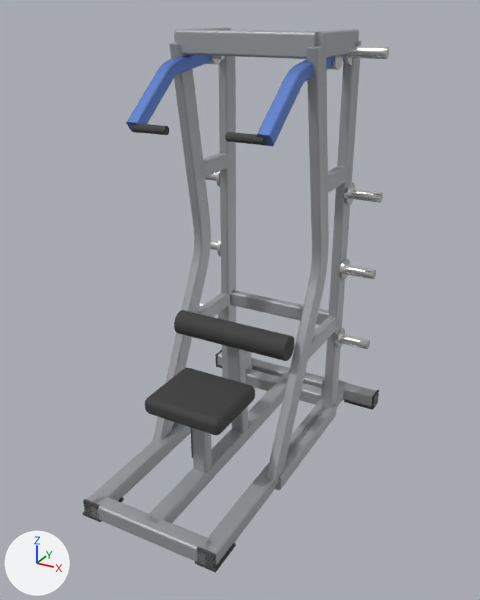
Two versions of the glTF model catalogs/ludus/models/LD-A006/model.glb, one commit apart.
Camera for both pictures: a 50 mm camera at (1.42, -2.52, 2.11) aimed at (0.06, -0.04, 0.87). Lighting does not change. The marker at lower left points along +X, +Y and +Z. The older version comes first. Where no turn or scale is listed for an object, it has been applied to the vertices. Vertices at exactly the same position are counted once.

In view in the first picture: 'Mesh_0.001', 'Mesh_0.003', 'Mesh_0.004', 'Mesh_2.002', 'Mesh_2.003', 'arm_left_bar_tube', 'arm_left_grip', 'arm_right_bar_tube', 'arm_right_grip', 'cage_leg_tube', 'cage_leg_tube.001', 'cage_post', 'cage_post.001', 'seat_pad', 'thigh_roller', 'top_crossbar' and 35 more.
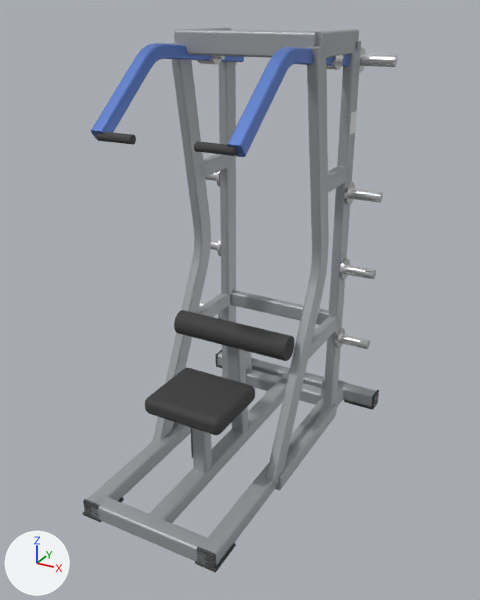
The change, as a list of edits to the scene's bpy script:
```text
Add mat_decal:
    mat_decal = principled_material('decal')
    mat_decal.base_color = (0.8, 0.8, 0.8)  # white #e7e7e7
    mat_decal.metallic = 0.1
    mat_decal.roughness = 0.55
Change me_mesh_7:
    used by ob_arm_right_bar_tube; location = (-0.3, 0.308, 1.912)
    remove me_mesh_7.from_pydata(...)  # 96 vertices, 188 faces; spans x -0.03..0.03, y -0.618..0.004, z -0.275..0.03
    add me_mesh_7.from_pydata(...)  # 96 vertices, 188 faces; spans x -0.03..0.03, y -0.838..0.002, z -0.276..0.062
    me_mesh_7 part 1: 96 of 96 vertices moved; they spanned x -0.03..0.03, y -0.618..0.004, z -0.275..0.03 and now span x -0.03..0.03, y -0.838..0.002, z -0.276..0.062; mean shift (0.0, -0.119, 0.047)
Change me_mesh_10:
    used by ob_arm_left_bar_tube; location = (0.3, 0.308, 1.912)
    remove me_mesh_10.from_pydata(...)  # 96 vertices, 188 faces; spans x -0.03..0.03, y -0.618..0.004, z -0.275..0.03
    add me_mesh_10.from_pydata(...)  # 96 vertices, 188 faces; spans x -0.03..0.03, y -0.838..0.002, z -0.276..0.062
    me_mesh_10 part 2: 96 of 96 vertices moved; they spanned x -0.03..0.03, y -0.618..0.004, z -0.275..0.03 and now span x -0.03..0.03, y -0.838..0.002, z -0.276..0.062; mean shift (0.0, -0.119, 0.047)
Add me_mesh_16_1:
    me_mesh_16_1.from_pydata([(0.0, -0.0375, 0.05), (0.0, 0.0375, 0.05), (0.0, -0.0375, -0.05), (0.0, 0.0375, -0.05)], [], [(0, 2, 1), (2, 3, 1)])
    me_mesh_16_1.materials.append(mat_decal)  # its picture is missing
Change ob_arm_right_grip:
    ob_arm_right_grip.location: (-0.08, 0.6, -0.25) -> (-0.08, 0.82, -0.25)
Change ob_arm_right_tail:
    ob_arm_right_tail.location: (0.0, -0.0754, 0.00923) -> (0.0, -0.143, -0.0121)
Change ob_arm_left_grip:
    ob_arm_left_grip.location: (0.08, 0.6, -0.25) -> (0.08, 0.82, -0.25)
Change ob_mesh_2_002:
    ob_mesh_2_002.location: (-0.0375, -0.151, 0.0185) -> (-0.0375, -0.285, -0.0242)
Change ob_mesh_2_003:
    ob_mesh_2_003.location: (-0.125, -0.151, 0.0185) -> (-0.125, -0.285, -0.0242)
Add ob_decal_warning_001:
    ob_decal_warning_001 = bpy.data.objects.new('decal_warning.001', me_mesh_16_1)
    ob_decal_warning_001.location = (0.351, 0.518, 1.617)
```

Location of each change, (x1, y1, x2, y2) in pixels of the pictures (480 x 600 px):
'arm_left_bar_tube', reshaped (39% wider, 23% taller)
    before: (257, 57, 332, 146)
    after: (227, 47, 332, 157)
'arm_right_bar_tube', reshaped
    before: (126, 55, 211, 133)
    after: (91, 43, 210, 142)
'arm_left_grip', moved
    before: (225, 132, 266, 145)
    after: (194, 141, 238, 156)
'Mesh_2.003', moved
    before: (350, 46, 389, 59)
    after: (360, 54, 397, 67)
'arm_right_grip', moved
    before: (132, 124, 169, 135)
    after: (96, 132, 136, 145)
'Mesh_2.002', moved
    before: (344, 54, 353, 65)
    after: (359, 47, 365, 73)
'decal_warning.001', added
    after: (350, 111, 357, 135)
'arm_right_tail', moved (not visible before)
    after: (221, 56, 244, 62)
